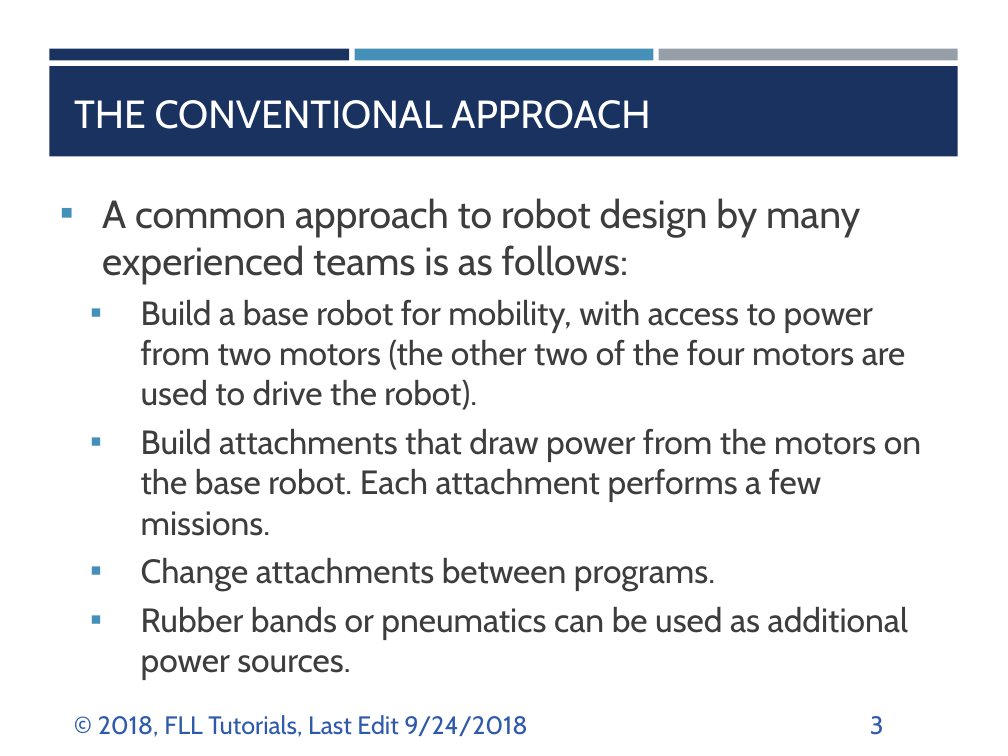
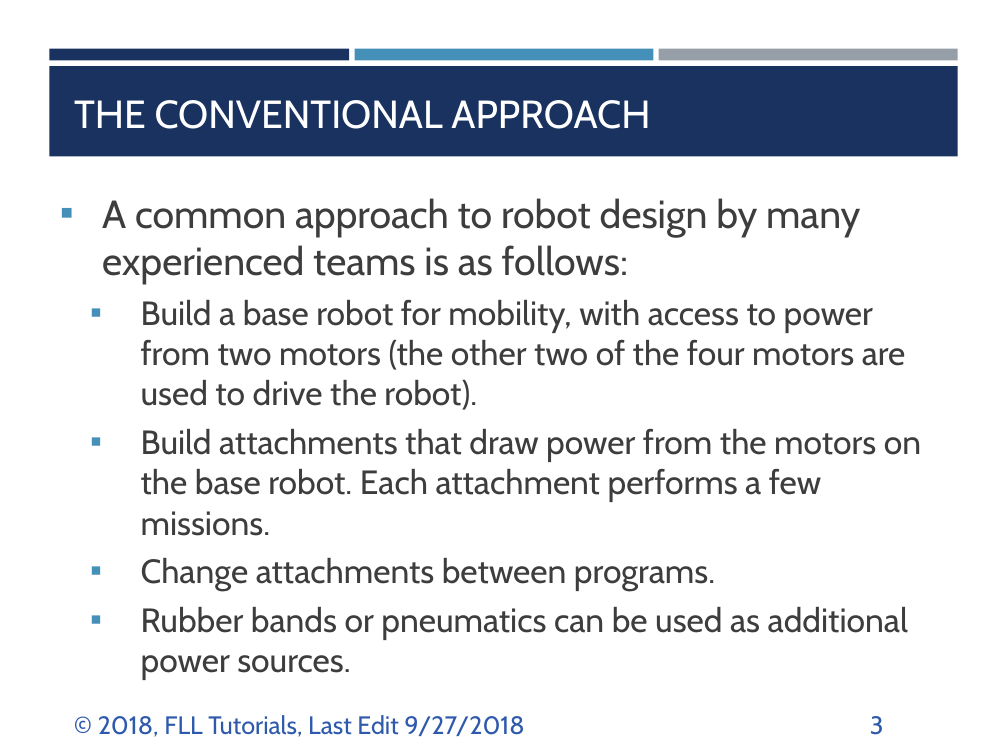
Before and after one commit to ev3lessons/FLL-Tutorials, a slide deck: slide 3 of translations/en-us/RobotGame/MinimizingAttachments.pptx. Drawn at 1008x756 pixels with LibreOffice and Linux fonts; fonts in the diff are those of the drawing. Boxes give left, top, right and bottom in pixels: in the first picture for what was removed or moved away, otherwise in the second. Text is boxed around its words. In the diff, an @@ line names an element or a change of style, - is before the commit and + after.

```diff
--- a/translations/en-us/RobotGame/MinimizingAttachments.pptx
+++ b/translations/en-us/RobotGame/MinimizingAttachments.pptx
@@ text at (x1=98, y1=715, x2=524, y2=737): text changed @@
-© 2018, FLL Tutorials, Last Edit 9/24/2018
+© 2018, FLL Tutorials, Last Edit 9/27/2018
```
Also in this commit, not shown: 8 other slides changed, 1 other file.
